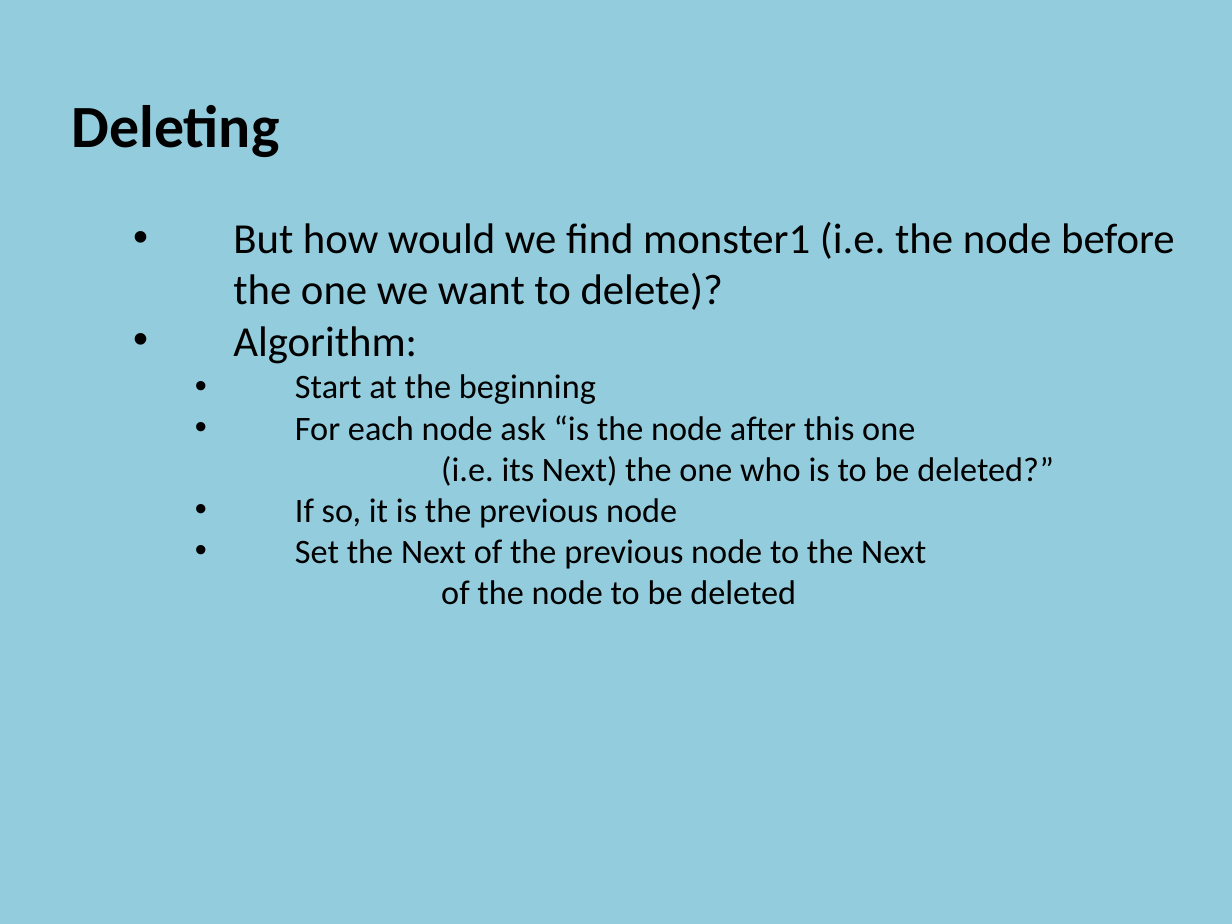
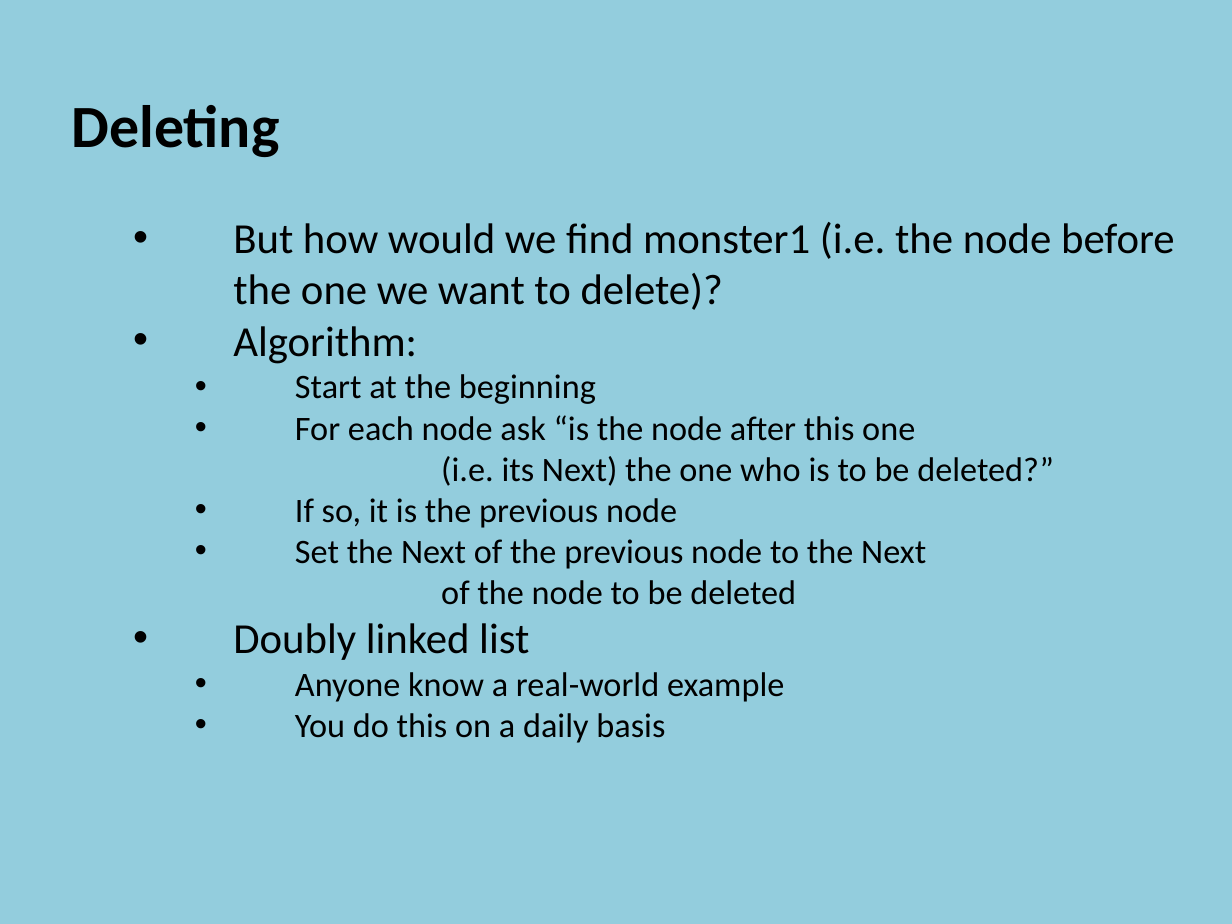
Before and after one commit to szetko/course-materials, a slide deck: slide 22 of Programming 4/03.1 Linked Lists/03.1 Linked Lists.pptx. Drawn at 1232x924 pixels with LibreOffice and Linux fonts; fonts in the diff are those of the drawing. Boxes give left, top, right and bottom in pixels: in the first picture for what was removed or moved away, otherwise in the second. Text is boxed around its words. In the diff, an @@ line names an element or a change of style, - is before the commit and + after.

Commit message:
Update 3.1 - Linked Lists

```diff
--- a/Programming 4/03.1 Linked Lists/03.1 Linked Lists.pptx
+++ b/Programming 4/03.1 Linked Lists/03.1 Linked Lists.pptx
@@ text at (233,623,784,743): paragraphs added @@
+    • Doubly linked list
+      • Anyone know a real-world example
+      • You do this on a daily basis
```
Also in this commit, not shown: 5 other slides changed.
